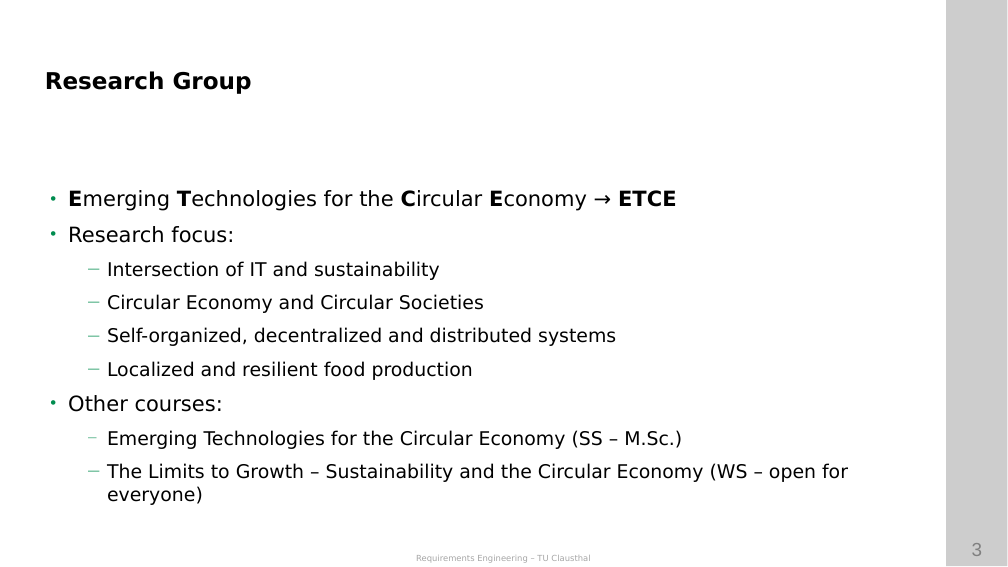
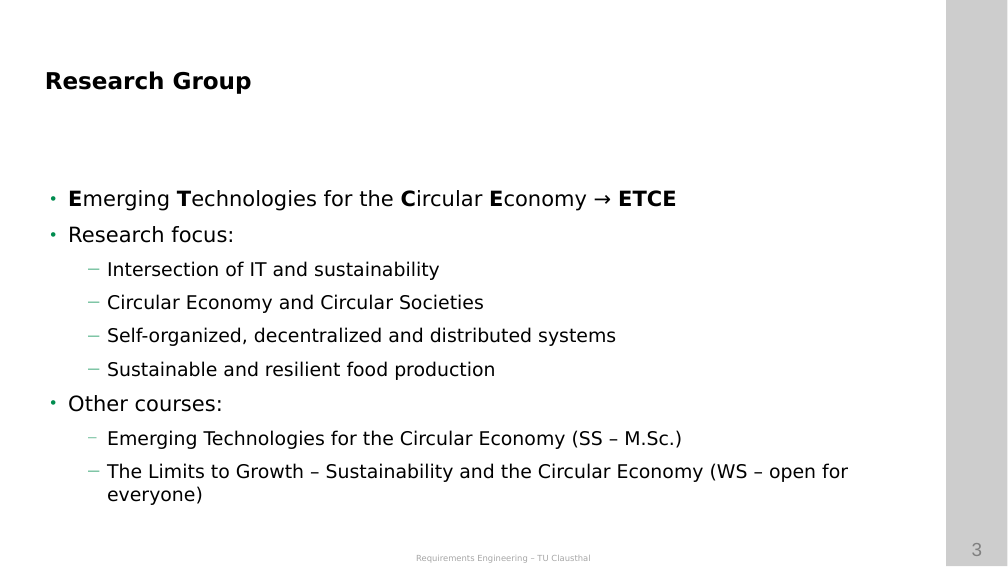
Before and after one commit to ETCE-LAB/teaching-material, a slide deck: slide 3 of Requirements-Engineering/RE-L00-Organization.pptx. Drawn at 1008x567 pixels with LibreOffice and Linux fonts; fonts in the diff are those of the drawing; background and template pictures are left out. Boxes give left, top, right and bottom in pixels: in the first picture for what was removed or moved away, otherwise in the second. Text is boxed around its words. In the diff, an @@ line names an element or a change of style, - is before the commit and + after.

```diff
--- a/Requirements-Engineering/RE-L00-Organization.pptx
+++ b/Requirements-Engineering/RE-L00-Organization.pptx
@@ text at (107,361,495,380): text changed @@
-  — Localized and resilient food production
+  — Sustainable and resilient food production
```
Also in this commit, not shown: 5 other slides changed, 1 slide added, 2 other files.
